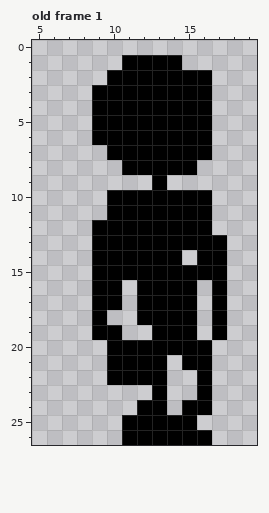
Pixel-art file: Reference/zombie-walk.ase. Above is the file before it was changed.
26x27 pixels, 17 frames. Shown: old frame 1: x 5..19, y 0..26. The commit also changed other frames, which this record leaves out.
New version:
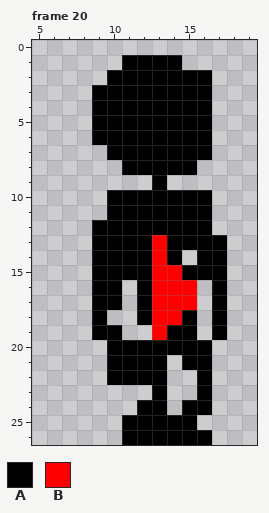
Palette (. is transparent): A #000000  B #ff0000
A new or re-ordered frame is compared with the old frame closest to it.
Changes in this commit:
frames 17 -> 30
Frame 20 is new; against old frame 1:
The edit turns colour A into colour B in rows 13 to 14 at x 13; in row 15 at x 13 to 14; in rows 16 to 17 at x 13 to 15; in row 18 at x 13 to 14; in row 19 at x 13.
